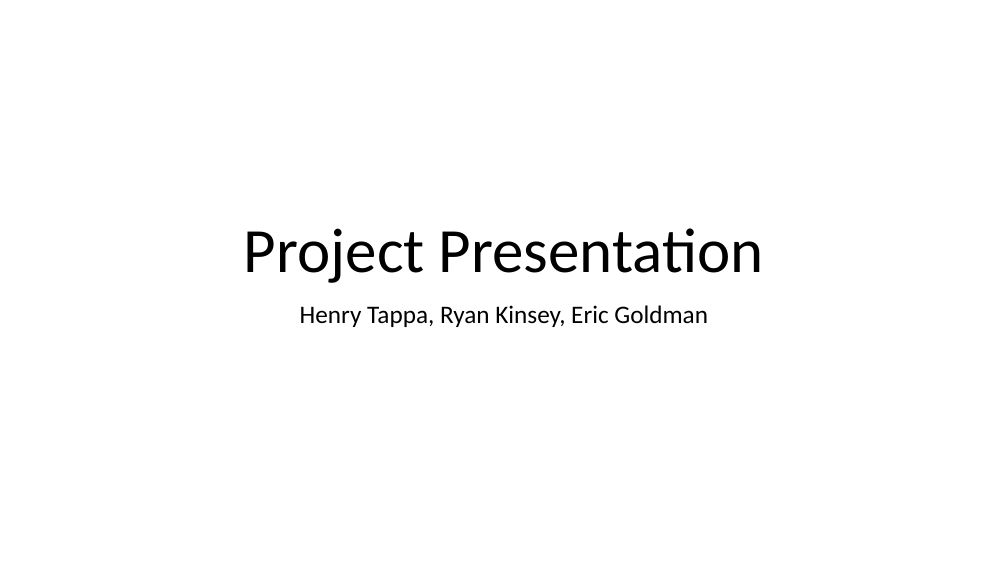
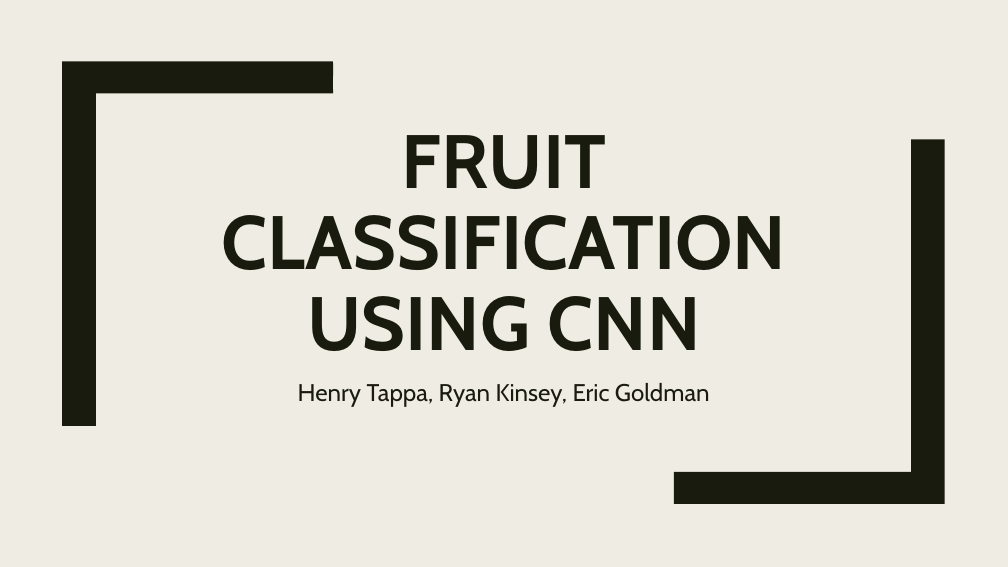
Before and after one commit to htappa/CNN-ImageClassification, a slide deck: slide 1 of Final-Group-Presentation/Group4ProjectPresentation.pptx. Drawn at 1008x567 pixels with LibreOffice and Linux fonts; fonts in the diff are those of the drawing. Boxes give left, top, right and bottom in pixels: in the first picture for what was removed or moved away, otherwise in the second. Text is boxed around its words. In the diff, an @@ line names an element or a change of style, - is before the commit and + after.

```diff
--- a/Final-Group-Presentation/Group4ProjectPresentation.pptx
+++ b/Final-Group-Presentation/Group4ProjectPresentation.pptx
@@ background #FFFFFF to #EFEDE3 @@
@@ freeform shape added at box(62, 61, 333, 426), fill #191B0E @@
@@ title at box(222, 135, 786, 351): text changed; size 60 to 72 pt; font Calibri to Cabin; text colour #000000 to #191B0E; bold on @@
-Project Presentation
+FRUIT CLASSIFICATION USING CNN
@@ freeform shape added at box(675, 139, 945, 504), fill #191B0E @@
@@ subtitle "Henry Tappa, Ryan Kinsey, Eric ...": place and size @@
-subtitle "Henry Tappa, Ryan Kinsey, Eric ..." at box(300, 305, 708, 327)
+subtitle "Henry Tappa, Ryan Kinsey, Eric ..." at box(298, 383, 710, 407)
@@ subtitle "Henry Tappa, Ryan Kinsey, Eric ..." at box(298, 383, 710, 407): size 24 to 23 pt, font Calibri to Cabin, text colour #000000 to #191B0E; line spacing 0.9 to 1.12; less space between paragraphs @@
```
Also in this commit, not shown: 8 other slides changed, 4 slides added, 2 slides removed, 1 other file.
